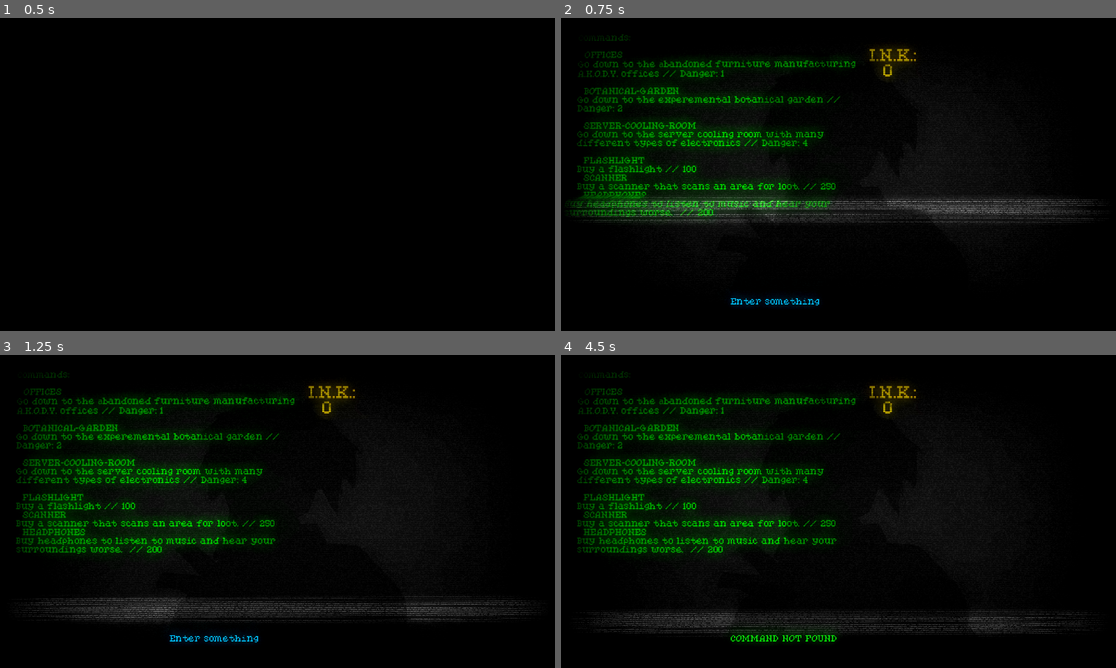
Above: before the commit, frames 1-4 (two rows, left to right).
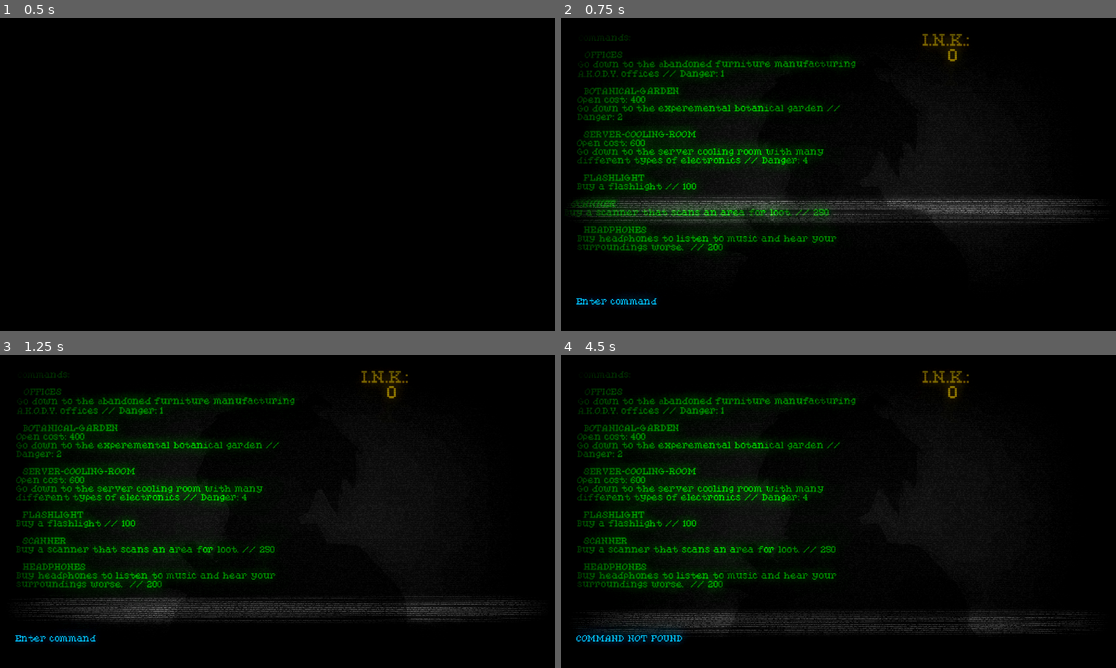
Above: after the commit, the same moments.

Repository: FruitSoil/JAM-DomashniyJam2
Game: Godot game, scene res://ScenesAndObjects/Scenes/menu.tscn
Same seed, same stepped clock (60 frames per second), same inputs: the game is played once before the commit and once after it.
Inputs (mouse positions are in pixels of both pictures, inside the frame that each line leads up to):
- Up to frame 1 (0.5 s): no input
- Up to frame 2 (0.75 s): tap Enter (enter) at 0.5 s; move the mouse to (960, 158) at 0.52 s; hold D (Right) from 0.53 s (still down); tap P (Interact) at 0.6 s
- Up to frame 3 (1.25 s): keep holding D (Right); click (399, 495) at 0.8 s
- Up to frame 4 (4.5 s): move the mouse to (727, 527) at 1.27 s; release D (Right) at 1.28 s; hold S (Down) 1.28-2.03 s; click (727, 527) at 1.35 s; tap Enter (enter) at 1.55, 2.1, 3.8, 4.35 s; tap Space at 2 s; move the mouse to (894, 442) at 2.02 s; hold D (Right) 2.03-2.78 s; tap P (Interact) at 2.3, 2.85 s; move the mouse to (810, 574) at 2.77 s; hold W (Up) 2.78-3.53 s; click (810, 574) at 3.05 s; move the mouse to (1005, 558) at 3.52 s; hold A (Left) from 3.53 s (still down); click (1005, 558) at 3.6 s; tap Escape (pause, bound only after the commit) at 4.15 s; move the mouse to (672, 464) at 4.27 s

Frame 1 is identical in both runs. In frame 2, 9.4% of the frame differs, in the area x 0-74%, y 5-93%; in frame 3, 9.4%; in frame 4, 9.8%, in the area x 2-74%, y 4-93%.

Commit message:
QoL additions
+ Pause

Diff:
--- a/Additional/default_bus_layout.tres
+++ b/Additional/default_bus_layout.tres
@@ -4,6 +4,15 @@
 resource_name = "Reverb"
 room_size = 0.19
 wet = 0.34
+
+[sub_resource type="AudioEffectReverb" id="AudioEffectReverb_smcmu"]
+resource_name = "Reverb"
+room_size = 1.0
+damping = 0.46
+spread = 0.72
+hipass = 0.42
+dry = 0.8
+wet = 0.1
 
 [resource]
 bus/1/name = &"Music"
@@ -26,3 +35,11 @@
 bus/3/send = &"Master"
 bus/3/effect/0/effect = SubResource("AudioEffectReverb_iu4fb")
 bus/3/effect/0/enabled = true
+bus/4/name = &"SFX_long_reverb"
+bus/4/solo = false
+bus/4/mute = false
+bus/4/bypass_fx = false
+bus/4/volume_db = 0.0
+bus/4/send = &"Master"
+bus/4/effect/0/effect = SubResource("AudioEffectReverb_smcmu")
+bus/4/effect/0/enabled = true
--- a/ScenesAndObjects/Objects/bullet.gd
+++ b/ScenesAndObjects/Objects/bullet.gd
@@ -5,8 +5,6 @@
 func _ready() -> void:
 	pass # Replace with function body.
 
-
-# Called every frame. 'delta' is the elapsed time since the previous frame.
 func _physics_process(delta: float) -> void:
 	position += transform.x * speed * delta
 
--- a/ScenesAndObjects/Objects/enemy_1.tscn
+++ b/ScenesAndObjects/Objects/enemy_1.tscn
@@ -41,6 +41,8 @@
 light_mask = 3
 visibility_layer = 3
 material = SubResource("CanvasItemMaterial_ylwma")
+collision_layer = 0
+collision_mask = 0
 script = ExtResource("1_e7ye2")
 
 [node name="CollisionShape2D" type="CollisionShape2D" parent="." unique_id=2135082532]
@@ -71,6 +73,7 @@
 
 [node name="AudioStreamPlayer2D" type="AudioStreamPlayer2D" parent="." unique_id=332126084]
 stream = ExtResource("3_e7ye2")
+volume_db = -5.0
 autoplay = true
 max_distance = 400.0
 attenuation = 2.4622893
--- a/ScenesAndObjects/Objects/light_box.gd
+++ b/ScenesAndObjects/Objects/light_box.gd
@@ -11,13 +11,14 @@
 	if body.name == "Player":
 		body.Shitok_around = true
 		$"../../CanvasLayer/Help_label".visible = true
-		$"../../CanvasLayer/Help_label".text = "light COMMAND TO TERMINAL"
+		$"../../CanvasLayer/Help_label".text = "electrical panel\nlight COMMAND TO TERMINAL"
+		$"../../CanvasLayer/Help_label".add_theme_color_override("font_color",Color("ff00c9ff"))
 
 func _on_area_2d_body_exited(body: Node2D) -> void:
 	if body.name == "Player":
 		body.Shitok_around = false
 		$"../../CanvasLayer/Help_label".visible = false
-		$"../../CanvasLayer/Help_label".text = "light COMMAND TO TERMINAL"
+		$"../../CanvasLayer/Help_label".text = "electrical panel\nlight COMMAND TO TERMINAL"
 
 func _on_timer_timeout() -> void:
 	if $Light.enabled:
--- a/ScenesAndObjects/Objects/loot.tscn
+++ b/ScenesAndObjects/Objects/loot.tscn
@@ -1,7 +1,7 @@
 [gd_scene format=3 uid="uid://tis77cqj8odv"]
 
-[ext_resource type="Texture2D" uid="uid://bscqure1b5de6" path="res://Images/View.png" id="1_74e6p"]
 [ext_resource type="Script" uid="uid://n0b7gpvdtumg" path="res://ScenesAndObjects/Objects/loot.gd" id="1_hmiyj"]
+[ext_resource type="Texture2D" uid="uid://8j4wwuqksv5r" path="res://Images/loot.png" id="2_hmiyj"]
 
 [sub_resource type="CircleShape2D" id="CircleShape2D_hmiyj"]
 radius = 32.0
@@ -13,15 +13,15 @@
 script = ExtResource("1_hmiyj")
 
 [node name="Collision" type="CollisionShape2D" parent="." unique_id=1521972513]
+scale = Vector2(0.8, 0.8)
 shape = SubResource("CircleShape2D_hmiyj")
 debug_color = Color(0.5137255, 0.5764706, 0, 0)
 
 [node name="Sprite" type="Sprite2D" parent="." unique_id=1558530759]
-modulate = Color(1, 1, 0, 1)
+modulate = Color(5.2618666, 5.2618666, 0, 1)
 light_mask = 2
 visibility_layer = 2
 material = SubResource("CanvasItemMaterial_hmiyj")
-scale = Vector2(1.3333334, 1.3333334)
-texture = ExtResource("1_74e6p")
+texture = ExtResource("2_hmiyj")
 
 [connection signal="body_entered" from="." to="." method="_on_body_entered"]
--- a/ScenesAndObjects/Objects/player.gd
+++ b/ScenesAndObjects/Objects/player.gd
@@ -31,8 +31,9 @@
 
 func damage():
 	var twm = create_tween().set_trans(Tween.TRANS_EXPO).set_ease(Tween.EASE_OUT)
-	twm.tween_property($Sprite,"modulate",Color("29ff33"),0.4).from(Color(0.672, 0.0, 0.0, 1.0))
+	twm.tween_property($Sprite,"modulate",Color("29ff33"),0.7).from(Color(0.672, 0.0, 0.0, 1.0))
 	hp -= 1
+	%Camera.apply_powers(30,5)
 	$blood_fast.emitting = true
 	$damage.emitting = true
 	$blood_fast.rotation_degrees = randf_range(0,360)
@@ -51,6 +52,7 @@
 		$"../CanvasLayer/Help_label".visible = true
 		$"../CanvasLayer/Help_label".text = "Press P to exit complex"
 		exit_around = true
+		$"../CanvasLayer/Help_label".add_theme_color_override("font_color",Color("ff6f5d"))
 
 func _on_exit_body_exited(body: Node2D) -> void:
 	if body.name == "Player":
@@ -60,3 +62,27 @@
 
 func lights():
 	$lights.play()
+
+
+func _on_tutorial_body_entered(body: Node2D, value:int) -> void:
+	if body.name == "Player":
+		$"../CanvasLayer/Help_label".visible = true
+		match value:
+			0:
+				$"../CanvasLayer/Help_label".text = "Press LMB/TAB/` to toggle terminal"
+				$"../CanvasLayer/Help_label".add_theme_color_override("font_color",Color("61db00ff"))
+			1:
+				$"../CanvasLayer/Help_label".text = "Open the terminal and enter the number from the floor"
+				$"../CanvasLayer/Help_label".add_theme_color_override("font_color",Color("61db00ff"))
+			2:
+				$"../CanvasLayer/Help_label".text = "You can close the door by entering this code again"
+				$"../CanvasLayer/Help_label".add_theme_color_override("font_color",Color("cd0bc6ff"))
+
+func _on_tutorial_body_exited(body: Node2D, value:int) -> void:
+	if body.name == "Player":
+		$"../CanvasLayer/Help_label".visible = false
+		match value:
+			0:
+				$"../CanvasLayer/Help_label".text = "Press LMB to toggle terminal"
+			1:
+				$"../CanvasLayer/Help_label".text = "Open the terminal and enter the number from the floor."
--- a/ScenesAndObjects/Objects/player.tscn
+++ b/ScenesAndObjects/Objects/player.tscn
@@ -73,14 +73,27 @@
 light_mask = 2
 visibility_layer = 2
 color = Color(0.90771055, 1, 0.7960477, 1)
-energy = 0.15
+energy = 0.1
 blend_mode = 2
 range_item_cull_mask = 3
 shadow_enabled = true
 shadow_filter_smooth = 34.6
 shadow_item_cull_mask = 3
 texture = ExtResource("3_j02pm")
-texture_scale = 6.54
+texture_scale = 8.0
+
+[node name="PointLight2D2" type="PointLight2D" parent="." unique_id=1108801479]
+light_mask = 2
+visibility_layer = 2
+color = Color(0, 1, 0, 1)
+energy = 0.41
+blend_mode = 2
+range_item_cull_mask = 3
+shadow_enabled = true
+shadow_filter_smooth = 34.6
+shadow_item_cull_mask = 3
+texture = ExtResource("3_j02pm")
+texture_scale = 1.14
 
 [node name="AudioListener2D" type="AudioListener2D" parent="." unique_id=1350530999]
 current = true
--- a/ScenesAndObjects/Objects/turret.tscn
+++ b/ScenesAndObjects/Objects/turret.tscn
@@ -56,23 +56,33 @@
 autostart = true
 
 [node name="player_in_zone_timer" type="Timer" parent="." unique_id=711497877]
+wait_time = 2.0
 one_shot = true
+
+[node name="side_changer" type="Timer" parent="." unique_id=234572163]
+wait_time = 3.0
+autostart = true
 
 [node name="shoot" type="AudioStreamPlayer2D" parent="." unique_id=1130979376]
 stream = ExtResource("5_t2sl7")
 volume_db = 3.0
 pitch_scale = 0.95
-bus = &"SFX"
-
-[node name="side_changer" type="Timer" parent="." unique_id=234572163]
-wait_time = 3.0
-autostart = true
+bus = &"SFX_long_reverb"
 
 [node name="shoot2" type="AudioStreamPlayer2D" parent="." unique_id=670278389]
 stream = ExtResource("6_gkey4")
 pitch_scale = 0.59
 bus = &"SFX"
 
+[node name="Light" type="PointLight2D" parent="." unique_id=266994130]
+light_mask = 2
+visibility_layer = 2
+color = Color(1, 1, 0, 1)
+energy = 0.0
+shadow_enabled = true
+texture = ExtResource("4_2tr32")
+texture_scale = 5.0
+
 [connection signal="timeout" from="Timer" to="." method="_on_timer_timeout"]
 [connection signal="timeout" from="player_in_zone_timer" to="." method="_on_player_in_zone_timer_timeout"]
 [connection signal="timeout" from="side_changer" to="." method="_on_side_changer_timeout"]
--- a/ScenesAndObjects/Objects/wall.gd
+++ b/ScenesAndObjects/Objects/wall.gd
@@ -30,6 +30,7 @@
 func object_action(given_key: String):
 	if given_key == key:
 		if locked:
+			$Sprite2D2.texture = load("uid://doubxhh346jsy")
 			locked = false
 			$CollisionShape2D.disabled = true
 			var twc = create_tween().set_trans(Tween.TRANS_ELASTIC).set_ease(Tween.EASE_IN)
@@ -39,11 +40,12 @@
 			%Console.lines_skipped += 1
 			$Open.play()
 		else:
+			$Sprite2D2.texture = load("uid://cbfu02h0nci80")
 			locked = true
 			$LightOccluder2D.set_occluder_light_mask(1)
 			$CollisionShape2D.disabled = false
 			var twc = create_tween().set_trans(Tween.TRANS_ELASTIC).set_ease(Tween.EASE_IN)
-			twc.tween_property($PointLight2D, "color", Color(0.672, 0.001, 0.791, 1.0), 0.2)
+			twc.tween_property($PointLight2D, "color", Color(1.0, 0.0, 0.0, 1.0), 0.2)
 			%Console.text = %Console.text + "\n" + "DOOR CLOSE!"
 			%Console.lines_skipped += 1
 			$Close.play()
--- a/ScenesAndObjects/Objects/wall.tscn
+++ b/ScenesAndObjects/Objects/wall.tscn
@@ -1,9 +1,9 @@
 [gd_scene format=3 uid="uid://ictam2nrqiag"]
 
-[ext_resource type="Texture2D" uid="uid://c1tc61yt2iqk7" path="res://Images/dasda.png" id="1_t0i8p"]
 [ext_resource type="Script" uid="uid://b45s0wy6sjxtk" path="res://ScenesAndObjects/Objects/wall.gd" id="1_u4w8u"]
+[ext_resource type="Texture2D" uid="uid://cbfu02h0nci80" path="res://Images/door_close.png" id="3_0o131"]
 [ext_resource type="Texture2D" uid="uid://b58o7t5fc3g3n" path="res://Images/Light.png" id="3_3cvny"]
-[ext_resource type="FontFile" uid="uid://lvvsmmk43lqv" path="res://Additional/Fonts/Kreadon-Bold.ttf" id="4_acocj"]
+[ext_resource type="FontFile" uid="uid://ba5tbb16d5ql2" path="res://Additional/Fonts/AireExterior.ttf" id="4_fhfed"]
 [ext_resource type="AudioStream" uid="uid://bmqkugi7ejhp5" path="res://Sound/SFX/Door_open.mp3" id="5_0o131"]
 [ext_resource type="AudioStream" uid="uid://chw3xd2tiknti" path="res://Sound/SFX/Door_close.mp3" id="6_fhfed"]
 
@@ -17,14 +17,15 @@
 polygon = PackedVector2Array(13, 0, 15, 0, 15, 96, 13, 96)
 
 [sub_resource type="RectangleShape2D" id="RectangleShape2D_u4w8u"]
-size = Vector2(29, 96)
+size = Vector2(32, 96)
 
 [sub_resource type="LabelSettings" id="LabelSettings_3cvny"]
-font = ExtResource("4_acocj")
-font_size = 32
+font = ExtResource("4_fhfed")
+font_size = 43
 font_color = Color(0, 0, 0, 1)
-outline_size = 3
-outline_color = Color(0, 0, 0, 1)
+
+[sub_resource type="CanvasItemMaterial" id="CanvasItemMaterial_lstyc"]
+light_mode = 2
 
 [node name="Wall" type="StaticBody2D" unique_id=118284493 groups=["Interactable"]]
 light_mask = 2
@@ -38,15 +39,17 @@
 position = Vector2(14, 49)
 scale = Vector2(2.21875, 2.3094795)
 color = Color(1, 0, 0, 1)
-energy = 0.22
+energy = 0.4
 texture = ExtResource("3_3cvny")
+texture_scale = 0.8
 
 [node name="Sprite2D2" type="Sprite2D" parent="." unique_id=1469943576]
 light_mask = 2
 visibility_layer = 3
 material = SubResource("CanvasItemMaterial_acocj")
-scale = Vector2(0.2265625, 0.75)
-texture = ExtResource("1_t0i8p")
+rotation = 1.5707964
+scale = Vector2(1, -1)
+texture = ExtResource("3_0o131")
 centered = false
 
 [node name="LightOccluder2D" type="LightOccluder2D" parent="." unique_id=1934913745]
@@ -56,27 +59,39 @@
 light_mask = 2
 visibility_layer = 2
 material = SubResource("CanvasItemMaterial_acocj")
-position = Vector2(14.5, 48)
+position = Vector2(16, 48)
 shape = SubResource("RectangleShape2D_u4w8u")
 debug_color = Color(0.9764706, 0, 0.42352942, 0)
 
 [node name="Number" type="Label" parent="." unique_id=351277002]
 light_mask = 2
 visibility_layer = 2
+z_index = 1
 material = SubResource("CanvasItemMaterial_acocj")
 offset_right = 95.95918
 offset_bottom = 45.0
 rotation = 1.5707964
 theme_override_colors/font_color = Color(0, 0, 0, 1)
 theme_override_font_sizes/font_size = 32
-text = "D900"
+text = "X900"
 label_settings = SubResource("LabelSettings_3cvny")
 horizontal_alignment = 1
 vertical_alignment = 1
 
+[node name="ColorRect2" type="ColorRect" parent="." unique_id=141850973]
+light_mask = 2
+visibility_layer = 2
+material = SubResource("CanvasItemMaterial_lstyc")
+offset_left = -43.0
+offset_top = 10.0
+offset_right = -39.0
+offset_bottom = 88.0
+color = Color(0, 0, 0, 1)
+
 [node name="Number2" type="Label" parent="." unique_id=1613424431]
 light_mask = 2
 visibility_layer = 2
+z_index = 1
 material = SubResource("CanvasItemMaterial_acocj")
 offset_left = 29.0
 offset_top = 96.0
@@ -85,17 +100,29 @@
 rotation = 4.712389
 theme_override_colors/font_color = Color(0, 0, 0, 1)
 theme_override_font_sizes/font_size = 32
-text = "D900"
+text = "X900"
 label_settings = SubResource("LabelSettings_3cvny")
 horizontal_alignment = 1
 vertical_alignment = 1
 
+[node name="ColorRect" type="ColorRect" parent="." unique_id=749790290]
+light_mask = 2
+visibility_layer = 2
+material = SubResource("CanvasItemMaterial_lstyc")
+offset_left = 68.0
+offset_top = 10.0
+offset_right = 72.0
+offset_bottom = 88.0
+color = Color(0, 0, 0, 1)
+
 [node name="Open" type="AudioStreamPlayer2D" parent="." unique_id=1594080012]
+position = Vector2(15, 48)
 stream = ExtResource("5_0o131")
 volume_db = -5.0
 bus = &"SFX"
 
 [node name="Close" type="AudioStreamPlayer2D" parent="." unique_id=1020592056]
+position = Vector2(15, 48)
 stream = ExtResource("6_fhfed")
 volume_db = -5.0
 pitch_scale = 0.9
--- a/ScenesAndObjects/Scenes/Terminal_comands.gd
+++ b/ScenesAndObjects/Scenes/Terminal_comands.gd
@@ -10,6 +10,11 @@
 	$"..".position = Vector2(833.0,614.0)
 
 func _process(delta: float) -> void:
+	if radio:
+		Engine.time_scale = 0.7
+	else:
+		Engine.time_scale = 1.0
+
 	if Input.is_action_pressed("Down") or Input.is_action_pressed("Up") or Input.is_action_pressed("Right") or Input.is_action_pressed("Left"):
 		moving = true
 	else:
@@ -22,6 +27,7 @@
 
 	if Input.is_action_just_pressed("Left") or Input.is_action_just_pressed("Right") or Input.is_action_just_pressed("Up") or Input.is_action_just_pressed("Down"):
 		if radio == true:
+			$"../terminal2".play()
 			text = str("")
 			var twp = create_tween().set_trans(Tween.TRANS_QUINT).set_ease(Tween.EASE_OUT)
 			twp.tween_property($"..","position",Vector2(833.0,614.0), 1).from(Vector2(833,210))
@@ -30,7 +36,9 @@
 			$".".editable = false
 
 	if Input.is_action_just_released("Radio_toggle"):
+
 		if radio == true:
+			$"../terminal2".play()
 			text = str("")
 			var twp = create_tween().set_trans(Tween.TRANS_QUINT).set_ease(Tween.EASE_OUT)
 			twp.tween_property($"..","position",Vector2(833.0,614.0), 1).from(Vector2(833,210))
@@ -38,6 +46,7 @@
 			radio = false
 			$".".editable = false
 		elif !moving:
+			$"../terminal".play()
 			text = str("")
 			var twp = create_tween().set_trans(Tween.TRANS_QUINT).set_ease(Tween.EASE_OUT)
 			twp.tween_property($"..","position",Vector2(833,210), 1).from(Vector2(833.0,614.0))
@@ -60,7 +69,8 @@
 		text = text.substr(0, text.length() - 1)
 
 	$"../Console".lines_skipped += 1
-	if text == "light" and $"../../../../Player".Shitok_around:
+	text = text.to_upper()
+	if text == "LIGHT" and $"../../../../Player".Shitok_around:
 		get_tree().call_group("togglable_light", "switch_light")
 		$"../../../../Player".lights()
 		blink()
--- /dev/null
+++ b/ScenesAndObjects/Scenes/camera.gd
@@ -0,0 +1,19 @@
+extends Camera2D
+
+var cam_scale := 0.5
+var shake_pwr = 0
+var shake_stbl = 0
+var aiming := false
+
+func _physics_process(delta: float) -> void:
+	#Shake
+	if shake_pwr > 0:
+		offset.x = randi_range(-1,1) * shake_pwr
+		offset.y = randi_range(-1,1) * shake_pwr
+	shake_pwr -= shake_stbl
+	if shake_pwr < 0:
+		shake_pwr = 0
+
+func apply_powers(streight: float, fade_speed: float):
+	shake_pwr = streight
+	shake_stbl = fade_speed
--- a/ScenesAndObjects/Scenes/death_ui.gd
+++ b/ScenesAndObjects/Scenes/death_ui.gd
@@ -1,6 +1,4 @@
 extends CanvasLayer
-
-
 
 func _on_button_pressed() -> void:
 	#в меню
--- a/ScenesAndObjects/Scenes/location.gd
+++ b/ScenesAndObjects/Scenes/location.gd
@@ -3,16 +3,19 @@
 @onready var target = $Player
 
 func _ready() -> void:
-	$Camera2D.global_position = target.global_position
+	$Camera.global_position = target.global_position
+	$CanvasModulate.visible = true
 
 func _process(delta: float) -> void:
 	if Input.is_action_pressed("targ_en"):
 		target = $Enemy_1
 	else:
 		target = $Player
+
+
 	%Ambient_parts.global_position = target.global_position
-	$Camera2D.global_position.x = lerpf($Camera2D.global_position.x,target.global_position.x, 0.03)
-	$Camera2D.global_position.y = lerpf($Camera2D.global_position.y,target.global_position.y, 0.03)
+	$Camera.global_position.x = lerpf($Camera.global_position.x,target.global_position.x, 0.03)
+	$Camera.global_position.y = lerpf($Camera.global_position.y,target.global_position.y, 0.03)
 
 func _on_timer_timeout() -> void:
 	$Player_sprite.global_position = $Player.global_position
--- a/ScenesAndObjects/Scenes/menu.gd
+++ b/ScenesAndObjects/Scenes/menu.gd
@@ -1,9 +1,11 @@
 extends Node2D
 
-
+var s: String
 func _ready() -> void:
 	$AnimationPlayer.play("Starting_animation")
 	$UI/Control/Variables.text = "I.N.K.:\n  " + str(Global.money)
+	if Global.money > 0:
+		$UI/Control/Variables/Help.visible = true
 
 func exit(location: int):
 	match location:
@@ -18,27 +20,37 @@
 
 	if Input.is_action_just_pressed("enter"):
 		$UI/TextEdit.text = $UI/TextEdit.text.substr(0, $UI/TextEdit.text.length() - 1)
+		$UI/TextEdit.text = $UI/TextEdit.text.to_upper()
+		print($UI/TextEdit.text)
 		match $UI/TextEdit.text:
 			"OFFICES":
 				$AnimationPlayer.play("End_animation")
 			"BOTANICAL-GARDEN":
-				$UI/TextEdit.text = "NOT AVIABLE RIGHT NOW"
+				$UI/TextEdit.placeholder_text = "NOT AVIABLE RIGHT NOW"
+				$UI/TextEdit.text = ""
 			"SERVER-COOLING-ROOM":
-				$UI/TextEdit.text = "NOT AVIABLE RIGHT NOW"
+				$UI/TextEdit.placeholder_text = "NOT AVIABLE RIGHT NOW"
+				$UI/TextEdit.text = ""
 			"FLASHLIGHT":
-				$UI/TextEdit.text = "NOT IN STORE YET"
+				$UI/TextEdit.placeholder_text = "NOT IN STORE YET"
+				$UI/TextEdit.text = ""
 			"SCANNER":
-				$UI/TextEdit.text = "WIP"
+				$UI/TextEdit.placeholder_text = "W.I.P"
+				$UI/TextEdit.text = ""
 			"HEADPHONES":
-				$UI/TextEdit.text = "NOT IN STORE YET"
+				$UI/TextEdit.placeholder_text = "NOT IN STORE YET"
+				$UI/TextEdit.text = ""
 			"I.N.K.":
 				$UI/TextEdit.text = "Money, if that makes more sense"
 			"A.K.O.D.Y.":
 				$UI/TextEdit.text = "A.K.O.D.Y. - freaks"
 			"crimenoirbloodgodflexfatwinterdrunkwizardchrists.com":
 				$UI/TextEdit.text = "fuh, Nikogda tak mnogo ne pisal"
+			"EXIT":
+				$UI/TextEdit.text = "don't leave pls"
 			_:
-				$UI/TextEdit.text = "COMMAND NOT FOUND"
+				$UI/TextEdit.placeholder_text = "COMMAND NOT FOUND"
+				$UI/TextEdit.text = ""
 
 func _input(event):
 	if event is InputEventKey and event.pressed and not event.is_echo():
--- a/ScenesAndObjects/Scenes/menu.tscn
+++ b/ScenesAndObjects/Scenes/menu.tscn
@@ -18,6 +18,9 @@
 [sub_resource type="LabelSettings" id="LabelSettings_60gat"]
 font_size = 32
 font_color = Color(1, 0.654902, 0, 1)
+
+[sub_resource type="LabelSettings" id="LabelSettings_63urw"]
+font_color = Color(0, 1, 0, 1)
 
 [sub_resource type="Shader" id="Shader_y8tcf"]
 code = "
@@ -684,15 +687,19 @@
 Go down to the аbandoned furniture manufacturing A.K.O.D.Y. offices // Danger: 1
 
   BOTANICAL-GARDEN
+Open cost: 400
 Go down to the experemental botanical garden // Danger: 2
 
   SERVER-COOLING-ROOM
+Open cost: 600
 Go down to the server cooling room with many different types of electronics // Danger: 4
 
   FLASHLIGHT
 Buy a flashlight // 100
+
   SCANNER
 Buy a scanner that scans an area for loot. // 250
+
   HEADPHONES
 Buy headphones to listen to music and hear your surroundings worse.  // 200"
 label_settings = SubResource("LabelSettings_1qdad")
@@ -719,14 +726,28 @@
 layout_mode = 1
 anchors_preset = -1
 anchor_bottom = 1.0
-offset_left = 640.0
-offset_top = 64.0
-offset_right = 1248.0
-offset_bottom = -8.0
+offset_left = 672.0
+offset_top = 32.0
+offset_right = 928.0
+offset_bottom = -40.0
 theme_override_font_sizes/font_size = 64
 text = "I.N.K.s:
   0"
 label_settings = SubResource("LabelSettings_60gat")
+horizontal_alignment = 1
+autowrap_mode = 3
+
+[node name="Help" type="Label" parent="UI/Control/Variables" unique_id=630967975]
+visible = false
+layout_mode = 1
+anchors_preset = -1
+anchor_bottom = 1.0
+offset_top = 96.0
+offset_right = 288.0
+offset_bottom = -320.0
+theme_override_font_sizes/font_size = 64
+text = "You can buy something for I.N.K."
+label_settings = SubResource("LabelSettings_63urw")
 autowrap_mode = 3
 
 [node name="Shader" type="ColorRect" parent="UI" unique_id=846891672]
@@ -742,10 +763,10 @@
 
 [node name="TextureRect" type="TextureRect" parent="UI" unique_id=460367496]
 modulate = Color(1, 1, 1, 0.3372549)
-offset_left = 888.395
-offset_top = -111.085
-offset_right = 1888.3953
-offset_bottom = 888.915
+offset_left = 32.000008
+offset_top = -192.0
+offset_right = 1032.0002
+offset_bottom = 808.0
 scale = Vector2(1.045, 1.045)
 texture = ExtResource("3_60gat")
 
@@ -755,10 +776,10 @@
 anchor_top = 1.0
 anchor_right = 1.0
 anchor_bottom = 1.0
-offset_left = -800.0
+offset_left = -1120.0
 offset_top = -72.0
-offset_right = -352.0
-offset_bottom = -40.0
+offset_right = -32.0
+offset_bottom = -8.0
 grow_horizontal = 0
 grow_vertical = 0
 theme_override_colors/search_result_color = Color(0.10980392, 0.7647059, 0.10980392, 1)
@@ -777,7 +798,7 @@
 theme_override_styles/normal = SubResource("StyleBoxEmpty_y8tcf")
 theme_override_styles/focus = SubResource("StyleBoxEmpty_1qdad")
 theme_override_styles/read_only = SubResource("StyleBoxEmpty_tpnv5")
-placeholder_text = "Enter something"
+placeholder_text = "Enter command"
 
 [node name="Dark" type="ColorRect" parent="UI" unique_id=1742651260]
 visible = false
--- /dev/null
+++ b/ScenesAndObjects/Scenes/pause.gd
@@ -0,0 +1,12 @@
+extends CanvasLayer
+
+func _process(delta: float) -> void:
+	if Input.is_action_pressed("pause"):
+		if get_tree().paused == true:
+			await get_tree().create_timer(0.1,true).timeout
+			get_tree().paused = false
+			$Label.visible = false
+		elif $"../Death_UI".visible == false:
+			await get_tree().create_timer(0.1,true).timeout
+			get_tree().paused = true
+			$Label.visible = true
--- a/project.godot
+++ b/project.godot
@@ -12,7 +12,7 @@
 
 config/name="Domashniy Jam"
 config/description="By FruitSoil"
-config/version="0.0.0"
+config/version="0.1"
 config/tags=PackedStringArray("gj", "project")
 run/main_scene="uid://x85tqhaaor21"
 config/features=PackedStringArray("4.6", "GL Compatibility")
@@ -32,7 +32,7 @@
 [display]
 
 window/stretch/mode="viewport"
-window/stretch/aspect="expand"
+window/stretch/aspect="keep_width"
 
 [file_customization]
 
@@ -89,6 +89,8 @@
 Radio_toggle={
 "deadzone": 0.2,
 "events": [Object(InputEventMouseButton,"resource_local_to_scene":false,"resource_name":"","device":-1,"window_id":0,"a …(258 unchanged characters)…
+, Object(InputEventKey,"resource_local_to_scene":false,"resource_name":"","device":-1,"window_id":0,"alt_pressed":false,"shift_pressed":false,"ctrl_pressed":false,"meta_pressed":false,"pressed":false,"keycode":0,"physical_keycode":4194306,"key_label":0,"unicode":0,"location":0,"echo":false,"script":null)
+, Object(InputEventKey,"resource_local_to_scene":false,"resource_name":"","device":-1,"window_id":0,"alt_pressed":false,"shift_pressed":false,"ctrl_pressed":false,"meta_pressed":false,"pressed":false,"keycode":0,"physical_keycode":96,"key_label":0,"unicode":96,"location":0,"echo":false,"script":null)
 ]
 }
 targ_en={
@@ -99,6 +101,11 @@
 Interact={
 "deadzone": 0.2,
 "events": [Object(InputEventKey,"resource_local_to_scene":false,"resource_name":"","device":-1,"window_id":0,"alt_press …(192 unchanged characters)…
+]
+}
+pause={
+"deadzone": 0.2,
+"events": [Object(InputEventKey,"resource_local_to_scene":false,"resource_name":"","device":-1,"window_id":0,"alt_pressed":false,"shift_pressed":false,"ctrl_pressed":false,"meta_pressed":false,"pressed":false,"keycode":0,"physical_keycode":4194305,"key_label":0,"unicode":0,"location":0,"echo":false,"script":null)
 ]
 }
 
--- a/turret.gd
+++ b/turret.gd
@@ -26,6 +26,7 @@
 
 func _on_timer_timeout() -> void:
 	if see and charging == false:
+		%Camera.apply_powers(60,10)
 		print("sss")
 		var inst = bullet.instantiate()
 		$"..".add_child(inst)
@@ -33,6 +34,8 @@
 		inst.rotation = $Head.rotation
 		$Timer.wait_time = randf_range(0.27,0.33)
 		$shoot.play()
+		var twe = create_tween().set_trans(Tween.TRANS_EXPO).set_ease(Tween.EASE_OUT)
+		twe.tween_property($Light, "energy", 0, 0.3).from(1.5)
 	if see and charging == true:
 		$shoot2.play()
 		await get_tree().create_timer(1).timeout
Binary file added: Additional/Fonts/AireExterior.ttf
Not shown, added: Additional/Fonts/AireExterior.ttf.import
Binary file removed: Additional/Fonts/Kreadon-Bold.ttf
Not shown, removed: Additional/Fonts/Kreadon-Bold.ttf.import
Binary file added: Images/Untitled 02-17-2026 09-40-27.png
Not shown, added: Images/Untitled 02-17-2026 09-40-27.png.import
Binary file added: Images/door_close.png
Not shown, added: Images/door_close.png.import
Binary file added: Images/door_open.png
Not shown, added: Images/door_open.png.import
Binary file added: Images/loot.png
Not shown, added: Images/loot.png.import
(and 11 more such lines)
